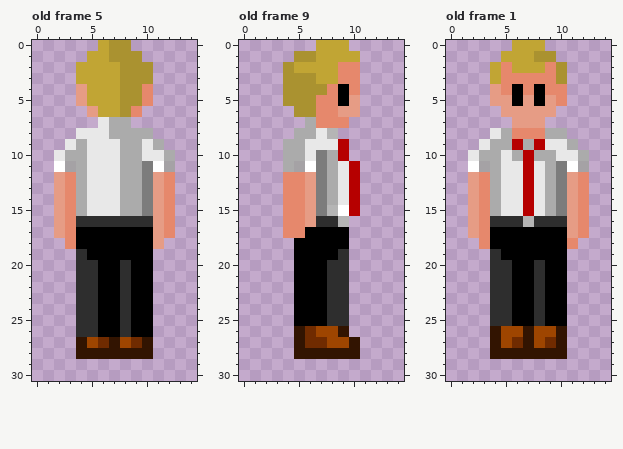
File history of a pixel-art file, assets/player/player.ase. Above, as it was before the edit.
15x31 pixels, 16 frames. Shown: old frame 5, old frame 9, old frame 1. The commit also changed other frames, which this record leaves out.
The same view after the edit:
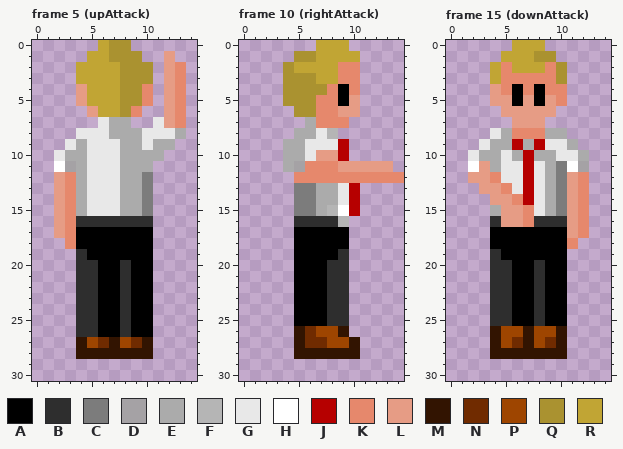
Palette (. is transparent): A #000000  B #2e2e2e  C #7c7c7c  D #a5a2a5  E #ababab  F #b5b5b5  G #e8e8e8  H #ffffff  J #b60000  K #e6886c  L #e69c85  M #321401  N #702b00  P #9e4500  Q #aa9230  R #c1a534
A new or re-ordered frame is compared with the old frame closest to it.
The exact change:
{"change": "frames 16 -> 20"}
{"where": "frame 5 (upAttack) is new; against old frame 5, layer \"Sprite Sheet\""}
{"frame":5,"y":1,"x":12,"old":".","new":"L"}
{"frame":5,"y":2,"x":12,"old":"..","new":"LK"}
{"frame":5,"y":3,"x":12,"old":"..","new":"LK"}
{"frame":5,"y":4,"x":12,"old":"..","new":"LK"}
{"frame":5,"y":5,"x":12,"old":"..","new":"LK"}
{"frame":5,"y":6,"x":12,"old":"..","new":"LK"}
{"frame":5,"y":7,"x":11,"old":"...","new":"GLK"}
{"frame":5,"y":8,"x":10,"old":"E...","new":"GGGE"}
{"frame":5,"y":9,"x":12,"old":".","new":"E"}
{"frame":5,"y":10,"x":10,"old":"GGE","new":"EE."}
{"frame":5,"y":11,"x":10,"old":"CHD","new":"E.."}
{"frame":5,"y":12,"x":11,"old":"LK","new":".."}
{"frame":5,"y":13,"x":11,"old":"LK","new":".."}
{"frame":5,"y":14,"x":11,"old":"LK","new":".."}
{"frame":5,"y":15,"x":11,"old":"LK","new":".."}
{"frame":5,"y":16,"x":11,"old":"LK","new":".."}
{"frame":5,"y":17,"x":11,"old":"LK","new":".."}
{"frame":5,"y":18,"x":11,"old":"L","new":"."}
{"where": "frame 10 (rightAttack) is new; against old frame 9, layer \"Sprite Sheet\""}
{"frame":10,"y":10,"x":7,"old":"CE","new":"LL"}
{"frame":10,"y":11,"x":6,"old":"HCEGJ...","new":"KKKLLLLL"}
{"frame":10,"y":12,"x":4,"old":"K","new":"."}
{"frame":10,"y":12,"x":6,"old":"LCEGJ....","new":"KKKKKKKKK"}
{"frame":10,"y":13,"x":4,"old":"KKLC","new":".CCE"}
{"frame":10,"y":14,"x":4,"old":"KKLC","new":".CCE"}
{"frame":10,"y":15,"x":4,"old":"KKLC","new":".CCE"}
{"frame":10,"y":16,"x":4,"old":"KKL","new":".BB"}
{"frame":10,"y":17,"x":4,"old":"KK","new":".A"}
{"where": "frame 15 (downAttack) is new; against old frame 1, layer \"Sprite Sheet\""}
{"frame":15,"y":11,"x":3,"old":"D","new":"L"}
{"frame":15,"y":12,"x":3,"old":"KE","new":"LK"}
{"frame":15,"y":13,"x":2,"old":"LKEG","new":".LLK"}
{"frame":15,"y":14,"x":2,"old":"LKEGG","new":"..LLK"}
{"frame":15,"y":15,"x":2,"old":"LK","new":".."}
{"frame":15,"y":15,"x":5,"old":"GGJ","new":"LLK"}
{"frame":15,"y":16,"x":2,"old":"LK","new":".."}
{"frame":15,"y":16,"x":5,"old":"BBF","new":"LLK"}
{"frame":15,"y":17,"x":2,"old":"LK","new":".."}
{"frame":15,"y":18,"x":3,"old":"K","new":"."}
{"label":"changed","picture_box":[142,51,186,249]}
{"label":"changed","picture_box":[283,150,404,238]}
{"label":"changed","picture_box":[468,161,534,249]}
